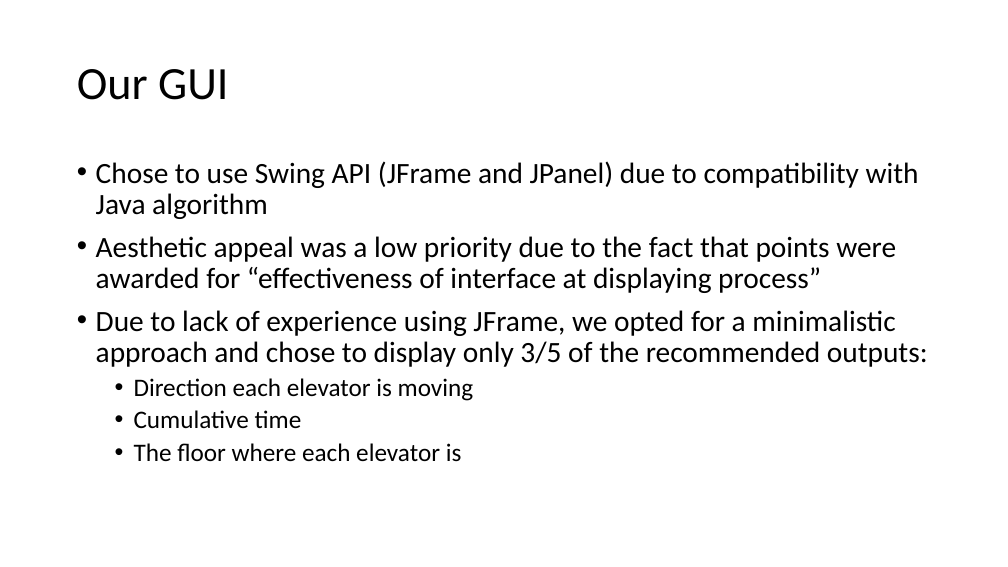
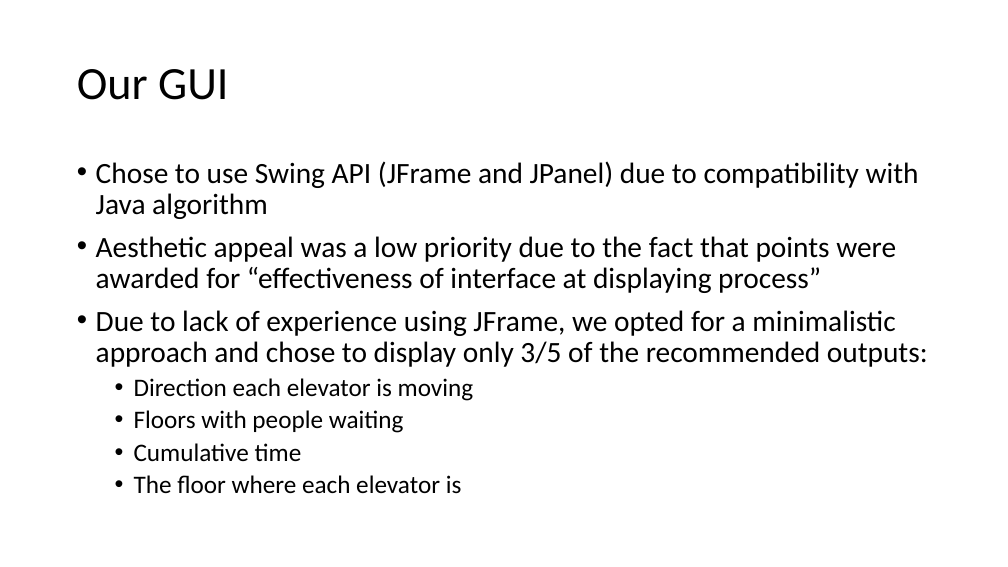
Before and after one commit to Mogball/ElevatorBonanza, a slide deck: slide 7 of WECProgramming.pptx. Drawn at 1008x567 pixels with LibreOffice and Linux fonts; fonts in the diff are those of the drawing. Boxes give left, top, right and bottom in pixels: in the first picture for what was removed or moved away, otherwise in the second. Text is boxed around its words. In the diff, an @@ line names an element or a change of style, - is before the commit and + after.

```diff
--- a/WECProgramming.pptx
+++ b/WECProgramming.pptx
@@ text at [134,410,404,433]: paragraph added @@
+  • Floors with people waiting
```
Also in this commit, not shown: 1 other file.
